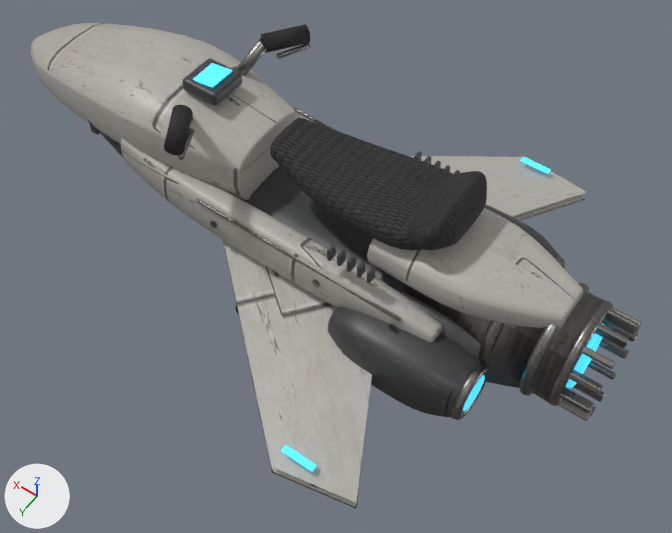
Two versions of the glTF model hoverbike/HoverBike_MML_Body.glb, one commit apart.
Rendered twice from a camera (50 mm lens) standing at (-1.97, 2.32, 3.95) and looking at (-0.41, 0.13, 0.52). The lights are fixed; the arrows at lower left show +X, +Y and +Z. The first picture is the older version. Where no turn or scale is listed for an object, it has been applied to the vertices.

The first picture shows 'SM_Boneyard_HoverBike'.
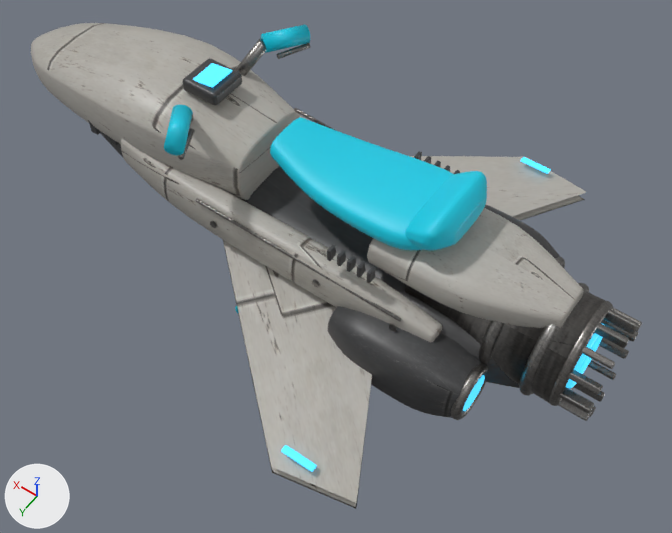
Changed parts and their boxes (x1, y1, x2, y2) in the pictures (672 x 533 px):
'SM_Boneyard_HoverBike', surface changed (black to cyan): (161, 24, 490, 316) in both

The change, as a list of edits to the scene's bpy script:
```text
Change mat_seat_generatedtrim:
    remove mat_seat_generatedtrim.texture = img_hover_trim_1k
    mat_seat_generatedtrim.roughness: 0.85 -> 0.5
    add mat_seat_generatedtrim.base_color = (0.0, 0.604, 0.787)  # cyan #00cce5
```
